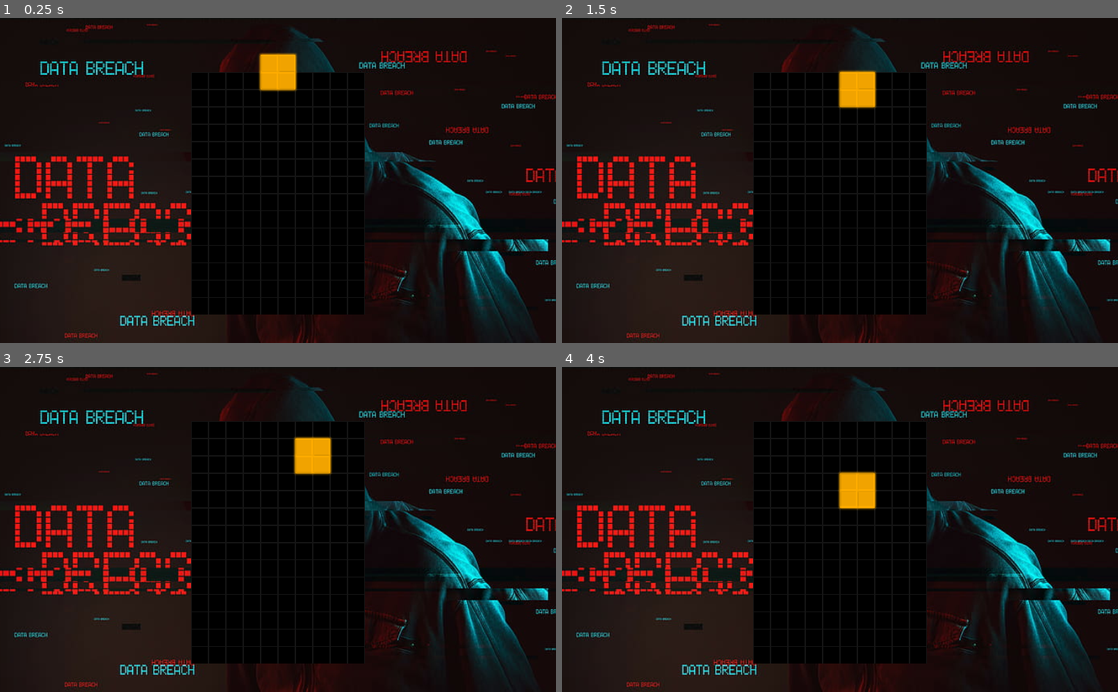
Above: before the commit, frames 1-4 (two rows, left to right).
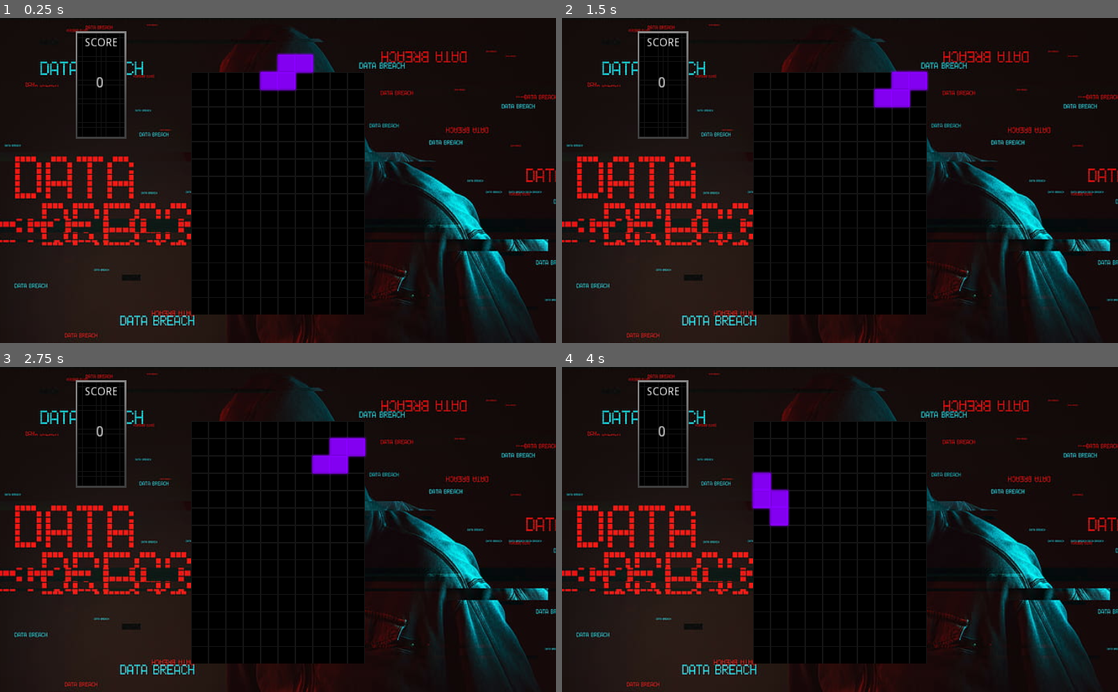
Above: after the commit, the same moments.

Repository: khuongduy354/tetriscyber
Game: Godot game, scene res://MainGame.tscn
Two runs of this game, one before a commit and one after it. Both use one fixed random seed, a clock stepped at 60 frames per second and the inputs below. The engine's default icon, where the game draws it, is replaced by a stand-in: a white triangle on a blue panel in a dark square.
Inputs:
- Up to frame 1 (0.25 s): no input
- Up to frame 2 (1.5 s): tap Enter at 0.5 s; hold Right (ui_right) 0.53-1.28 s; tap Space (instant_down) at 1.25 s; hold Space (instant_down) from 1.28 s (still down)
- Up to frame 3 (2.75 s): release Space (instant_down) at 2.03 s; hold Right (ui_right) from 2.03 s (still down)
- Up to frame 4 (4 s): tap Enter at 2.75 s; release Right (ui_right) at 2.78 s; hold Up (ui_up) 2.78-3.53 s; tap Space (instant_down) at 3.5 s; hold Left (ui_left) from 3.53 s (still down)

The runs differ from the first frame. In frame 1, 2.5% of the frame differs, in the area x 6-84%, y 1-98%; in frame 2, 3.1%; in frame 3, 2.8%; in frame 4, 3.1%.

Commit message:
feat: score

Diff:
--- a/Board/MainGame.gd
+++ b/Board/MainGame.gd
@@ -7,8 +7,8 @@
 var current_block = null
 var rng =RandomNumberGenerator.new()
 func pick_random_block():
-#	var i = rng.randi()%7
-	var i = 0
+	var i = rng.randi()%7
+#	var i = 0
 	var scene = ""
 	match i:
 		0:
@@ -54,3 +54,14 @@
 	rng.randomize()
 
 	pass
+
+
+
+func drop_bomb():
+	var bomb = preload("res://TetrisBlocks/Bomb.tscn").instance()
+	$TileBlocks.add_child(bomb)
+	bomb.global_position = $spawn_pos.global_position
+func _on_BombTimer_timeout():
+	if rng.randi()%2==0:
+#		drop_bomb()
+		pass
--- /dev/null
+++ b/CanvasLayer.gd
@@ -0,0 +1,20 @@
+extends CanvasLayer
+
+var game = null
+onready var scorepoint = $Control/TextureRect/Score
+# Declare member variables here. Examples:
+# var a = 2
+# var b = "text"
+func _initialize(g):
+	game = g
+
+# Called when the node enters the scene tree for the first time.
+func _ready():
+	Global.connect("scored",self,"_on_scored")
+func _on_scored(add_up):
+	var score = int(scorepoint.text)+add_up
+	scorepoint.text = str(score)
+
+# Called every frame. 'delta' is the elapsed time since the previous frame.
+#func _process(delta):
+#	pass
--- a/Global.gd
+++ b/Global.gd
@@ -1,9 +1,8 @@
 extends Node
 signal still
-signal singleline
-signal doubleline
-signal tripleline
-signal tetrisclear
+signal clear_line
+signal scored
+
 
 export var CELL_SIZE = 32
 var HALF_CELLSIZE = CELL_SIZE/2
@@ -64,21 +63,15 @@
 		shift_global_tiles(Vector2(0,lines_cleared_list.size()))
 
 
-	match lines_cleared_list.size():
-		1:
-			emit_signal("singleline")
-		2:
-			emit_signal("doubleline")
-		3:
-			emit_signal("tripleline")
-		4:
-			emit_signal("tetrisclear")
+	emit_signal("clear_line",lines_cleared_list.size())
+
 
 
 func _on_still(blocktiles):
 	for tile in blocktiles.get_children():
 		save_tile_pos(tile)
 	check_lines(blocktiles)
+	emit_signal("scored",5)
 	game.spawn_block()
 
 func map_to_world(coor:Vector2):
--- a/MainGame.tscn
+++ b/MainGame.tscn
@@ -1,7 +1,10 @@
-[gd_scene load_steps=3 format=2]
+[gd_scene load_steps=6 format=2]
 
 [ext_resource path="res://Board/MainGame.gd" type="Script" id=1]
 [ext_resource path="res://assets/background.jpg" type="Texture" id=2]
+[ext_resource path="res://ScoreHandler.gd" type="Script" id=3]
+[ext_resource path="res://assets/Main Board.png" type="Texture" id=4]
+[ext_resource path="res://CanvasLayer.gd" type="Script" id=5]
 
 [node name="MainGame" type="Node2D"]
 script = ExtResource( 1 )
@@ -18,8 +21,50 @@
 
 [node name="Background" type="Sprite" parent="."]
 position = Vector2( 514, 313 )
-scale = Vector2( 1.47276, 1.67835 )
+scale = Vector2( 1.47276, 1.67607 )
 z_index = -2
 texture = ExtResource( 2 )
 
 [node name="TileBlocks" type="Node2D" parent="."]
+
+[node name="BombTimer" type="Timer" parent="."]
+autostart = true
+
+[node name="ScoreHandler" type="Node2D" parent="."]
+script = ExtResource( 3 )
+
+[node name="CanvasLayer" type="CanvasLayer" parent="."]
+script = ExtResource( 5 )
+
+[node name="Control" type="Control" parent="CanvasLayer"]
+margin_right = 40.0
+margin_bottom = 40.0
+
+[node name="TextureRect" type="TextureRect" parent="CanvasLayer/Control"]
+margin_left = 134.0
+margin_top = 19.0
+margin_right = 518.0
+margin_bottom = 787.0
+rect_scale = Vector2( 0.272004, 0.272004 )
+texture = ExtResource( 4 )
+
+[node name="Score" type="Label" parent="CanvasLayer/Control/TextureRect"]
+margin_left = 47.7933
+margin_top = 323.524
+margin_right = 87.7933
+margin_bottom = 337.524
+rect_scale = Vector2( 7.10208, 7.10208 )
+text = "0
+"
+align = 1
+
+[node name="Label" type="Label" parent="CanvasLayer/Control/TextureRect"]
+anchor_right = 1.0
+margin_left = 80.8809
+margin_top = 62.4989
+margin_right = 80.8809
+margin_bottom = 76.4989
+rect_scale = Vector2( 5.47609, 5.47609 )
+text = "SCORE"
+
+[connection signal="timeout" from="BombTimer" to="." method="_on_BombTimer_timeout"]
--- /dev/null
+++ b/ScoreHandler.gd
@@ -0,0 +1,20 @@
+extends Node2D
+
+# Declare member variables here. Examples:
+# var a = 2
+# var b = "text"
+
+
+# Called when the node enters the scene tree for the first time.
+func _ready():
+	Global.connect("clear_line",self,"_on_clear_line")
+	pass # Replace with function body.
+
+func _on_clear_line(count):
+	var score = 0
+	match count:
+		1: score =100
+		2: score =300
+		3: score =500
+		4: score =800
+	Global.emit_signal("scored",score)
--- /dev/null
+++ b/TetrisBlocks/Bomb.gd
@@ -0,0 +1,20 @@
+extends Node2D
+var still =false
+func down():
+	var next_pos =Vector2( global_position.x,global_position.y + Global.CELL_SIZE)
+	var addition_pos = Vector2(0,Global.CELL_SIZE)
+	if Global.check_tile_colliding($BlockTiles,addition_pos):
+		to_still()
+		return
+	global_position = next_pos
+func to_still():
+	still = true
+	$down_timer.stop()
+	Global.emit_signal("still",$BlockTiles)
+func _physics_process(delta):
+	if still:
+		return
+func _on_down_timer_timeout():
+	if still:
+		return
+	down()
--- /dev/null
+++ b/TetrisBlocks/Bomb.tscn
@@ -0,0 +1,15 @@
+[gd_scene load_steps=3 format=2]
+
+[ext_resource path="res://TetrisBlocks/TetrisBlock.tscn" type="PackedScene" id=1]
+[ext_resource path="res://icon.png" type="Texture" id=2]
+
+[node name="Bomb" instance=ExtResource( 1 )]
+
+[node name="down_timer" parent="." index="0"]
+wait_time = 0.5
+
+[node name="BlockTiles" type="Node2D" parent="." index="2"]
+
+[node name="Icon" type="Sprite" parent="BlockTiles" index="0"]
+position = Vector2( 32, 32 )
+texture = ExtResource( 2 )
--- a/TetrisBlocks/CBlock.tscn
+++ b/TetrisBlocks/CBlock.tscn
@@ -5,9 +5,6 @@
 [ext_resource path="res://assets/3.png" type="Texture" id=3]
 
 [node name="TetrisBlock" instance=ExtResource( 1 )]
-
-[node name="Checker" parent="." index="1"]
-scale = Vector2( 1, 1.03079 )
 
 [node name="BlockTiles" type="Node2D" parent="." index="2"]
 
@@ -26,5 +23,3 @@
 [node name="TetrisBlockTile4" parent="BlockTiles" index="3" instance=ExtResource( 2 )]
 position = Vector2( -16, 16 )
 texture = ExtResource( 3 )
-
-[node name="RayCast2D" type="RayCast2D" parent="." index="4"]
--- a/TetrisBlocks/TetrisBlock.gd
+++ b/TetrisBlocks/TetrisBlock.gd
@@ -8,7 +8,6 @@
 			return tile
 	return null
 func clear_tile(coor):
-
 	var tile = get_tile_from_pos(coor)
 	if tile:
 		$BlockTiles.remove_child(tile)
@@ -45,23 +44,26 @@
 	rotate(deg2rad(90))
 	if Global.check_tile_colliding($BlockTiles,Vector2(0,0)):
 		rotate(deg2rad(-90))
-func instant_down():
-	pass
+
 func _physics_process(delta):
 	if still:
 		return
-	if Input.is_action_just_pressed("instant_down"):
-		instant_down()
 	if Input.is_action_pressed("ui_down"):
 		if $down_cooldown.is_stopped():
 			down()
 			$down_cooldown.start()
 	if Input.is_action_just_pressed("ui_up"):
 		rotate_block()
-	if Input.is_action_just_pressed("ui_left"):
-		left()
-	if Input.is_action_just_pressed("ui_right"):
-		right()
+	if Input.is_action_pressed("ui_left"):
+		if $down_cooldown.is_stopped():
+			left()
+			$down_cooldown.start()
+	if Input.is_action_pressed("ui_right"):
+		if $down_cooldown.is_stopped():
+			right()
+			$down_cooldown.start()
 
 func _on_down_timer_timeout():
+	if still:
+		return
 	down()
--- a/TetrisBlocks/TetrisBlock.tscn
+++ b/TetrisBlocks/TetrisBlock.tscn
@@ -9,8 +9,6 @@
 [node name="down_timer" type="Timer" parent="."]
 autostart = true
 
-[node name="Checker" type="Area2D" parent="."]
-
 [node name="down_cooldown" type="Timer" parent="."]
 wait_time = 0.05
 one_shot = true
